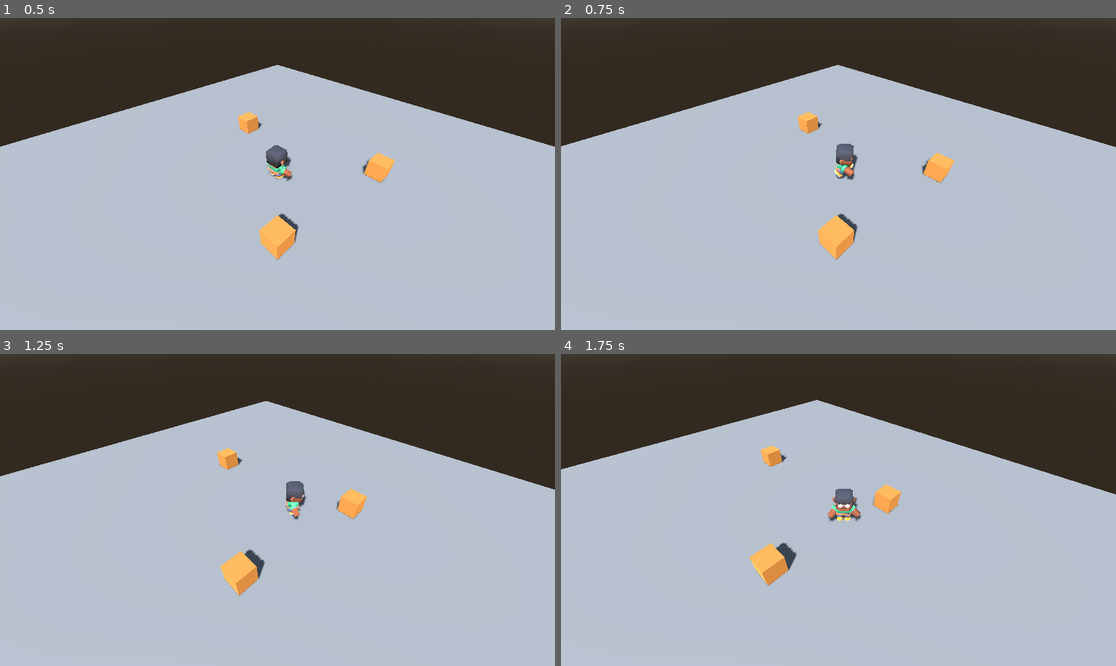
Above: before the commit, frames 1-4 (two rows, left to right).
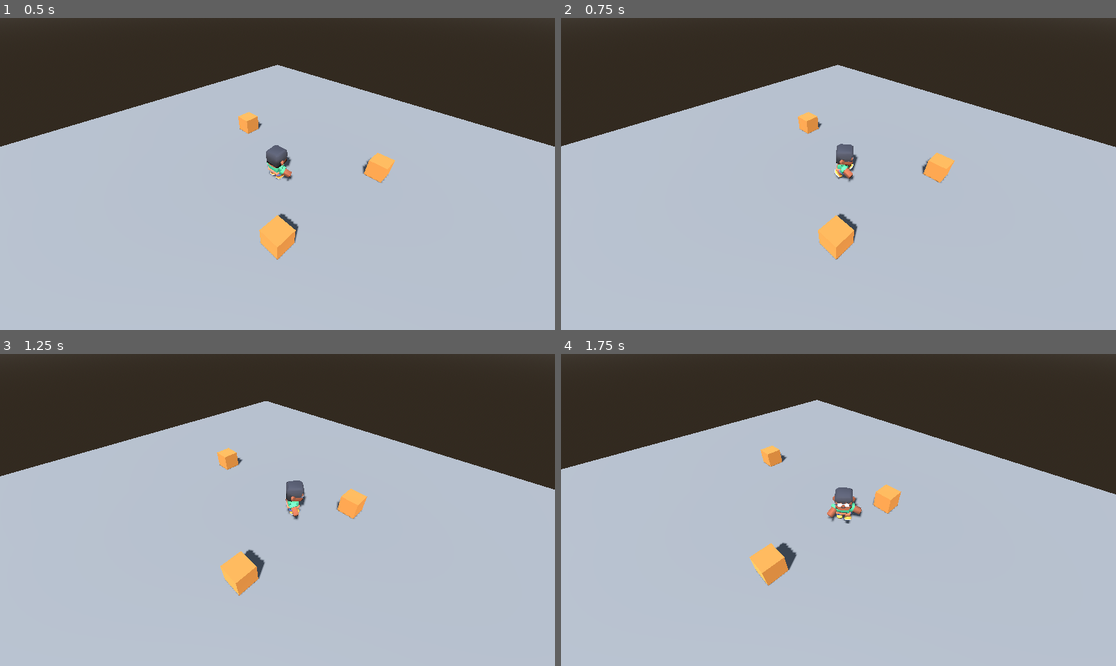
Above: after the commit, the same moments.

Repository: lunisgit-hub/The-Lost-Library
Game: Godot game, scene res://main.tscn
Two runs of this game, one before a commit and one after it. Both use one fixed random seed, a clock stepped at 60 frames per second and the inputs below.
Inputs:
- Up to frame 1 (0.5 s): no input
- Up to frame 2 (0.75 s): tap Enter at 0.5 s; hold D (move_right) from 0.53 s (still down); hold Shift (correr) from 0.53 s (still down)
- Up to frame 3 (1.25 s): keep holding D (move_right); keep holding Shift (correr)
- Up to frame 4 (1.75 s): release D (move_right) at 1.28 s; release Shift (correr) at 1.28 s; hold S (move_down) from 1.28 s (still down); tap C (combate) at 1.35 s; tap Shift (correr) at 1.55 s

Frame 1 is identical in both runs. In frame 2, less than 0.1% of the frame differs, in the area x 49-53%, y 40-53%; in frame 3, less than 0.1%; in frame 4, 0.2%, in the area x 47-55%, y 42-55%.

Commit message:
T7 N1 - Tarea B - extra

Diff:
--- /dev/null
+++ b/parry_extra.gd
@@ -0,0 +1,34 @@
+extends Node
+
+enum Estado { LISTA, ACTIVA, RECARGA }
+
+@export var tecla = "correr" # O "parry" con Espacio
+@export var duracion = 0.5
+@export var recarga = 1.0
+@onready var pj = get_parent()
+
+var estado = Estado.LISTA
+var tiempo = 0.0
+
+func _physics_process(delta):
+	tiempo -= delta
+	match estado:
+		Estado.LISTA:
+			if Input.is_action_just_pressed(tecla):
+				empezar()
+		Estado.ACTIVA:
+			if tiempo <= 0.001:
+				terminar()
+		Estado.RECARGA:
+			if tiempo <= 0.001:
+				estado = Estado.LISTA
+
+func empezar():
+	estado = Estado.ACTIVA
+	tiempo = duracion
+	print("empieza: ", tecla)
+
+func terminar():
+	estado = Estado.RECARGA
+	tiempo = recarga
+	print("termina: ", tecla)
--- a/personaje.gd
+++ b/personaje.gd
@@ -60,14 +60,18 @@
 
 func animar():
 	if accion != "":
+		anim.speed_scale = 1.0
 		anim.play(accion)
 		return
 	match estado:
 		Estado.QUIETO:
+			anim.speed_scale = 1.0
 			anim.play("idle")
 		Estado.CAMINAR:
+			anim.speed_scale = avance.length() / speed_caminar
 			anim.play("walk")
 		Estado.EN_COMBATE:
+			anim.speed_scale = 1.0
 			anim.play("idle")
 
 
